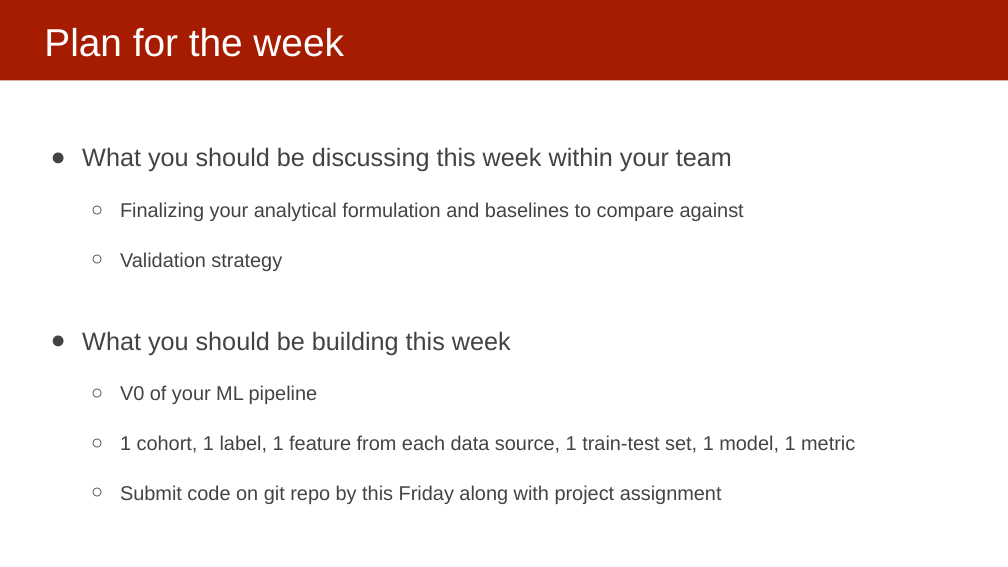
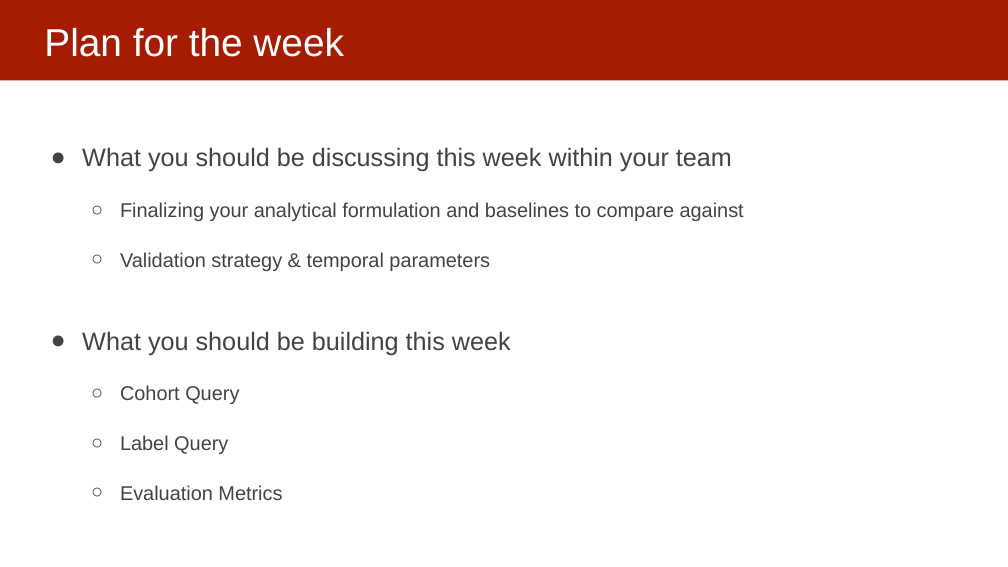
Before and after one commit to dssg/mlforpublicpolicylab, a slide deck: slide 3 of 06 - Performance and Evaluation Pt 2/Model Selection and Validation - Part II.pptx. Drawn at 1008x567 pixels with LibreOffice and Linux fonts; fonts in the diff are those of the drawing. Boxes give left, top, right and bottom in pixels: in the first picture for what was removed or moved away, otherwise in the second. Text is boxed around its words. In the diff, an @@ line names an element or a change of style, - is before the commit and + after.

Commit message:
temporal slides

```diff
--- a/06 - Performance and Evaluation Pt 2/Model Selection and Validation - Part II.pptx
+++ b/06 - Performance and Evaluation Pt 2/Model Selection and Validation - Part II.pptx
@@ text at (120, 252, 490, 271): text changed @@
-  ○ Validation strategy
+  ○ Validation strategy & temporal parameters
@@ text at (120, 385, 282, 500): text changed @@
-  ○ V0 of your ML pipeline
-  ○ 1 cohort, 1 label, 1 feature from each data source, 1 train-test set, 1 model, 1 metric
-  ○ Submit code on git repo by this Friday along with project assignment
+  ○ Cohort Query
+  ○ Label Query
+  ○ Evaluation Metrics
```
Also in this commit, not shown: 3 other slides changed, 12 slides added, 2 slides removed.
